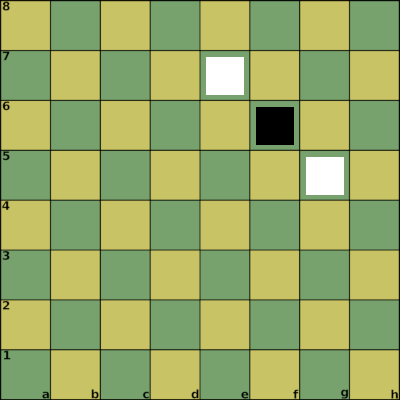
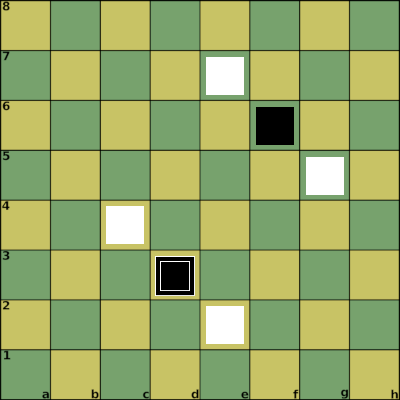
Layers edited between the first and the second 400 × 400 image:
added layer "Background copy #3" above "Background copy #5" over bbox(206, 306, 244, 344)
added layer "Background copy #5" above "Background copy" over bbox(106, 206, 144, 244)
added layer "Pasted Layer #1" above "Pasted Layer" over bbox(160, 261, 190, 291)
added layer "Pasted Layer" above "Screenshot From 2026-04-07 15-10-19.png" over bbox(155, 256, 195, 296)
